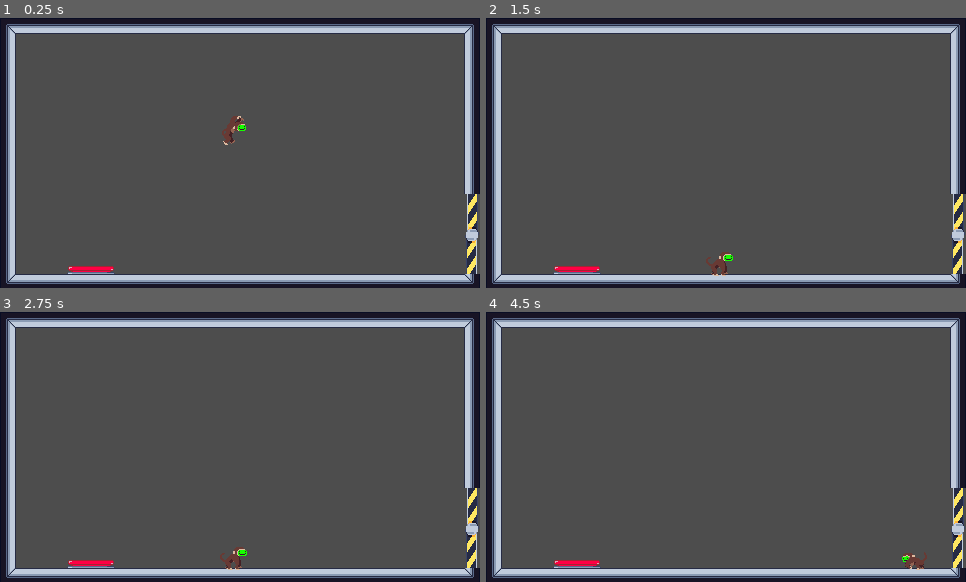
Above: before the commit, frames 1-4 (two rows, left to right).
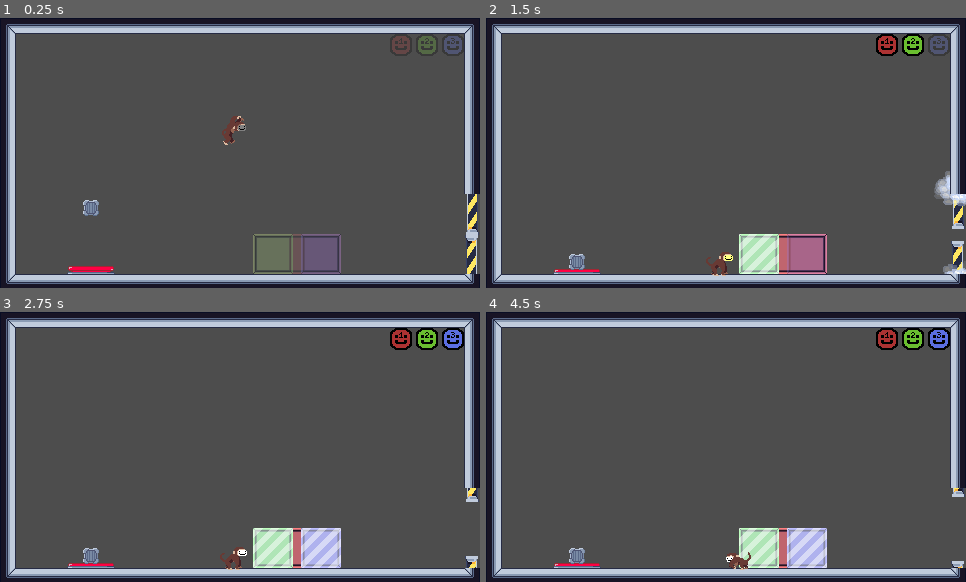
Above: after the commit, the same moments.

Repository: avaxar/phase-reveal
Game: Godot game, scene res://level/level.tscn
Same seed, same stepped clock (60 frames per second), same inputs: the game is played once before the commit and once after it. This scene is started directly instead of the project's main scene.
Inputs (mouse positions are in pixels of both pictures, inside the frame that each line leads up to):
- Up to frame 1 (0.25 s): no input
- Up to frame 2 (1.5 s): click (889, 45) at 0.52 s; click (913, 45) at 1.27 s
- Up to frame 3 (2.75 s): click (451, 339) at 2.02 s
- Up to frame 4 (4.5 s): tap Enter (ui_accept) at 2.75 s; move the mouse to (831, 433) at 2.77 s; hold 3 (mask_blue) 2.78-3.53 s; hold D (right) 2.78-4.28 s; tap W (jump) at 3.02, 3.77 s; tap 2 (mask_green) at 3.05, 3.6 s; move the mouse to (630, 460) at 3.52 s; tap 1 (mask_red) at 3.8 s; move the mouse to (774, 387) at 4.27 s; hold A (left) from 4.28 s (still down); hold 1 (mask_red) from 4.28 s (still down)

The runs differ from the first frame. In frame 1, 2.9% of the frame differs, in the area x 17-97%, y 6-95%; in frame 2, 4.9%; in frame 3, 4.7%; in frame 4, 5.0%, in the area x 14-100%, y 5-96%.

Commit message:
Implement mask-switching

Diff:
--- a/entities/maskable/maskable.gd
+++ b/entities/maskable/maskable.gd
@@ -66,6 +66,14 @@
 			_bypass_setter = false
 
 
+func is_included() -> bool:
+	return (
+		(red_mask and Manager.red_mask)
+		or (green_mask and Manager.green_mask)
+		or (blue_mask and Manager.blue_mask)
+	)
+
+
 var mask_intersection_count := 0
 signal mask_joined(maskable: Maskable)
 signal mask_freed(maskable: Maskable)
--- a/entities/platform/platform.gd
+++ b/entities/platform/platform.gd
@@ -43,3 +43,11 @@
 
 		bottom_right = Vector2i(4, 4) + 16 * tile_size
 		top_left = Vector2i(-4, -4)
+
+
+func _process(_delta: float) -> void:
+	var color := Color(1.0 if red_mask else 0.5, 1.0 if green_mask else 0.5, 1.0 if blue_mask else 0.5)
+	if is_included():
+		modulate = Color(color, 1.0)
+	else:
+		modulate = Color(color, 0.25)
--- /dev/null
+++ b/entities/player/color_mask.gdshader
@@ -0,0 +1,16 @@
+shader_type canvas_item;
+
+uniform vec4 mask_color = vec4(1.0, 1.0, 1.0, 1.0);
+uniform vec4 eyes_color = vec4(0.0, 0.0, 0.0, 1.0);
+
+void vertex() {}
+
+void fragment() {
+	vec4 tex_color = texture(TEXTURE, UV);
+	if (distance(tex_color, vec4(0.08, 1.0, 0.0, 1.0)) < 0.02) {
+		COLOR = mask_color;
+	}
+	else if (distance(tex_color, vec4(0.20, 0.05, 0.19, 1.0)) < 0.02) {
+		COLOR = eyes_color;
+	}
+}
--- a/entities/player/player.gd
+++ b/entities/player/player.gd
@@ -41,6 +41,9 @@
 var is_dead: bool = false
 
 func _ready() -> void:
+	Manager.mask_changed.connect(_on_mask_changed)
+	_on_mask_changed(true, true, true)
+
 	buffer_timer.wait_time = jump_buffer_time
 	coyote_timer.wait_time = coyote_time
 	current_gravity = default_gravity
@@ -177,3 +180,13 @@
 	is_dead = true
 	sprite.play("dead")
 	collision_shape_2d.set_deferred("disabled", true)
+
+func _on_mask_changed(_red_changed: bool, _green_changed: bool, _blue_changed: bool) -> void:
+	sprite.material.set_shader_parameter(
+		"mask_color",
+		Color(
+			1.0 if Manager.red_mask else 0.5,
+			1.0 if Manager.green_mask else 0.5,
+			1.0 if Manager.blue_mask else 0.5
+		)
+	)
--- a/entities/player/player.tscn
+++ b/entities/player/player.tscn
@@ -2,6 +2,7 @@
 
 [ext_resource type="Script" uid="uid://co1bw1xg4mtr8" path="res://entities/player/player.gd" id="1_bls4j"]
 [ext_resource type="Texture2D" uid="uid://bkof7m1cajpd" path="res://entities/player/monkey_idle_sheet.png" id="1_symyc"]
+[ext_resource type="Shader" uid="uid://1twdmw0y4ana" path="res://entities/player/color_mask.gdshader" id="2_26q78"]
 [ext_resource type="Texture2D" uid="uid://ccum6pt4d4bmx" path="res://entities/player/monkey_dead_sheet.png" id="2_fkugw"]
 [ext_resource type="Texture2D" uid="uid://1iq7inc840m4" path="res://entities/player/monkey_jump_sheet.png" id="2_sglur"]
 [ext_resource type="Texture2D" uid="uid://bcjbgihg41kef" path="res://entities/player/monkey_run_sheet.png" id="3_bls4j"]
@@ -12,6 +13,11 @@
 radius = 7.0
 height = 16.0
 
+[sub_resource type="ShaderMaterial" id="ShaderMaterial_bectd"]
+shader = ExtResource("2_26q78")
+shader_parameter/mask_color = Vector4(1, 1, 1, 1)
+shader_parameter/eyes_color = Vector4(0, 0, 0, 1)
+
 [sub_resource type="AtlasTexture" id="AtlasTexture_bectd"]
 atlas = ExtResource("2_fkugw")
 region = Rect2(0, 0, 30, 45)
@@ -272,6 +278,7 @@
 shape = SubResource("CapsuleShape2D_abrql")
 
 [node name="AnimatedSprite2D" type="AnimatedSprite2D" parent="." unique_id=1549436077]
+material = SubResource("ShaderMaterial_bectd")
 position = Vector2(0, -13)
 sprite_frames = SubResource("SpriteFrames_26q78")
 animation = &"hold_jump"
--- a/globals/level_manager.gd
+++ /dev/null
@@ -1,21 +0,0 @@
-extends Node
-
-@export var levels: Dictionary[PackedScene, bool] #locked = false, unlocked = true
-var current_level: int = 1
-
-func get_level_total() -> int:
-	return levels.size()
-
-func load_level(level: int): #Use Level Number 1-6
-	get_tree().change_scene_to_packed(levels.keys()[level - 1])
-
-func load_next_level() -> void: #Loads next level
-	current_level += 1
-	unlock_level(current_level)
-	load_level(current_level)
-
-func is_level_available(level: int) -> bool:
-	return levels.values()[level - 1]
-
-func unlock_level(level: int):
-	levels.values()[level - 1] = true
--- /dev/null
+++ b/globals/manager.gd
@@ -0,0 +1,50 @@
+extends Node
+
+
+@export var levels: Dictionary[PackedScene, bool] # locked = false, unlocked = true
+var current_level := 1
+
+
+func get_level_total() -> int:
+	return levels.size()
+
+
+func load_level(level: int): # Uses level numbers 1-6
+	get_tree().change_scene_to_packed(levels.keys()[level - 1])
+
+
+func load_next_level() -> void: # Loads the next level
+	current_level += 1
+	unlock_level(current_level)
+	load_level(current_level)
+
+
+func is_level_available(level: int) -> bool:
+	return levels.values()[level - 1]
+
+
+func unlock_level(level: int):
+	levels.values()[level - 1] = true
+
+
+# --- Persisting mechanics ---
+
+signal mask_changed(red_changed: bool, green_changed: bool, blue_changed: bool)
+
+@export var red_mask := false:
+	set(value):
+		if red_mask != value:
+			red_mask = value
+			mask_changed.emit(true, false, false)
+
+@export var green_mask := false:
+	set(value):
+		if green_mask != value:
+			green_mask = value
+			mask_changed.emit(false, true, false)
+
+@export var blue_mask := false:
+	set(value):
+		if blue_mask != value:
+			blue_mask = value
+			mask_changed.emit(false, false, true)
--- a/globals/level_manager.tscn
+++ b/globals/manager.tscn
@@ -1,6 +1,6 @@
 [gd_scene format=3 uid="uid://d0pay5qc68fba"]
 
-[ext_resource type="Script" uid="uid://mgihodjwawoe" path="res://globals/level_manager.gd" id="1_m4udf"]
+[ext_resource type="Script" uid="uid://mgihodjwawoe" path="res://globals/manager.gd" id="1_m4udf"]
 [ext_resource type="PackedScene" uid="uid://dlsk5wjjbdl8p" path="res://levels/1.tscn" id="2_p325o"]
 [ext_resource type="PackedScene" uid="uid://dtvfi2o6bbkqr" path="res://levels/2.tscn" id="3_adej0"]
 [ext_resource type="PackedScene" uid="uid://cvc0up6mbeer7" path="res://levels/3.tscn" id="4_kkdxs"]
@@ -8,7 +8,7 @@
 [ext_resource type="PackedScene" uid="uid://62x08xttyx87" path="res://levels/5.tscn" id="6_xqiqb"]
 [ext_resource type="PackedScene" uid="uid://daverttw0x364" path="res://levels/6.tscn" id="7_adej0"]
 
-[node name="LevelManager" type="Node" unique_id=1886356927]
+[node name="Manager" type="Node" unique_id=1886356927]
 script = ExtResource("1_m4udf")
 levels = Dictionary[PackedScene, bool]({
 ExtResource("2_p325o"): false,
--- a/intro/intro.gd
+++ b/intro/intro.gd
@@ -21,8 +21,8 @@
 func play_current_frame():
 	if current_index > frames.size() - 1:
 		await get_tree().create_timer(end_wait_time).timeout
-		LevelManager.load_level(1)
-		LevelManager.unlock_level(1)
+		Manager.load_level(1)
+		Manager.unlock_level(1)
 		return
 
 	var frame := frames[current_index]
--- a/level/level.gd
+++ b/level/level.gd
@@ -3,27 +3,12 @@
 
 @onready var collision_proxies := $CollisionProxies
 @onready var passthrough_visualizer := $PassthroughVisualizer
-
-@export var red_mask := true:
-	set(value):
-		if red_mask != value:
-			red_mask = value
-			update_masks(true, false, false)
-
-@export var green_mask := true:
-	set(value):
-		if green_mask != value:
-			green_mask = value
-			update_masks(false, true, false)
-
-@export var blue_mask := true:
-	set(value):
-		if blue_mask != value:
-			blue_mask = value
-			update_masks(false, false, true)
+@onready var player := $Player
+@onready var hud = $CanvasLayer/HUD
 
 
 func _ready():
+	Manager.mask_changed.connect(update_masks)
 	for maskable: Maskable in get_tree().get_nodes_in_group("maskables"):
 		maskable.mask_joined.connect(_on_mask_joined)
 		maskable.mask_freed.connect(_on_mask_freed)
@@ -34,7 +19,7 @@
 		if maskable in maskable_rects:
 			continue
 
-		maskable.disabled = not is_mask_included(maskable)
+		maskable.disabled = not maskable.is_included()
 
 	watch_masks()
 	regenerate_chunks()
@@ -61,18 +46,10 @@
 
 func _on_mask_freed(maskable: Maskable) -> void:
 	print("Left: ", maskable)
-	maskable.disabled = not is_mask_included(maskable)
+	maskable.disabled = not maskable.is_included()
 	update_mask(maskable, true)
 	if maskable in maskable_rects:
 		maskable_rects.erase(maskable)
-
-
-func is_mask_included(maskable: Maskable) -> bool:
-	return (
-		(maskable.red_mask and red_mask)
-		or (maskable.green_mask and green_mask)
-		or (maskable.blue_mask and blue_mask)
-	)
 
 
 func watch_masks() -> void:
@@ -96,12 +73,12 @@
 
 
 func update_mask(maskable: Maskable, remove := false) -> void:
-	if (not is_mask_included(maskable) or remove) and maskable_drawn[maskable]:
+	if (not maskable.is_included() or remove) and maskable_drawn[maskable]:
 		if maskable in maskable_rects:
 			mask_rect(maskable_rects[maskable], -1)
 
 		maskable_drawn[maskable] = false
-	elif is_mask_included(maskable) and not maskable_drawn[maskable]:
+	elif maskable.is_included() and not maskable_drawn[maskable]:
 		mask_rect(maskable_rects[maskable], 1)
 		maskable_drawn[maskable] = true
 
--- a/level/level.tscn
+++ b/level/level.tscn
@@ -4,20 +4,23 @@
 [ext_resource type="PackedScene" uid="uid://dgtdex5wsl6ij" path="res://entities/fbutton/fbutton.tscn" id="2_44x8d"]
 [ext_resource type="PackedScene" uid="uid://c3fqkueu71rf2" path="res://entities/door/door.tscn" id="2_ktfr2"]
 [ext_resource type="TileSet" uid="uid://c6bve3aguyrjg" path="res://level/tileset.tres" id="2_vkbyq"]
+[ext_resource type="PackedScene" uid="uid://dfe3nvn1lo8gt" path="res://entities/cube/cube.tscn" id="4_6gtgk"]
+[ext_resource type="PackedScene" uid="uid://cufhrm7smx58x" path="res://entities/platform/platform.tscn" id="5_cw150"]
 [ext_resource type="Shader" uid="uid://4j5wbt6no0ji" path="res://level/passthrough_visualizer.gdshader" id="5_ivpvi"]
 [ext_resource type="PackedScene" uid="uid://b7sawdtg0b2mv" path="res://entities/player/player.tscn" id="5_ktfr2"]
+[ext_resource type="PackedScene" uid="uid://bnnfsc0sh8514" path="res://ui/hud/hud.tscn" id="7_ivpvi"]
 
 [sub_resource type="ShaderMaterial" id="ShaderMaterial_6gtgk"]
 shader = ExtResource("5_ivpvi")
 
 [node name="Level" type="Node2D" unique_id=1104770908]
 script = ExtResource("1_7lnir")
-blue_mask = false
 
 [node name="CollisionProxies" type="Node2D" parent="." unique_id=1940272453]
 metadata/_edit_lock_ = true
 
 [node name="Objects" type="Node2D" parent="." unique_id=1284680800]
+metadata/_edit_lock_ = true
 
 [node name="FButton" parent="Objects" unique_id=2123144035 node_paths=PackedStringArray("triggered_doors") instance=ExtResource("2_44x8d")]
 position = Vector2(67, 241)
@@ -25,6 +28,30 @@
 
 [node name="Door" parent="Objects" unique_id=1756922949 instance=ExtResource("2_ktfr2")]
 position = Vector2(472, 217)
+
+[node name="Cube" parent="Objects" unique_id=753110043 instance=ExtResource("4_6gtgk")]
+position = Vector2(91, 162)
+
+[node name="PlatformRed" parent="Objects" unique_id=1702604198 instance=ExtResource("5_cw150")]
+modulate = Color(1, 0.5, 0.5, 0.25)
+position = Vector2(257, 220)
+tile_size = Vector2i(5, 2)
+red_mask = true
+bottom_right = Vector2i(84, 36)
+
+[node name="PlatformGreen" parent="Objects" unique_id=990362742 instance=ExtResource("5_cw150")]
+modulate = Color(0.5, 1, 0.5, 0.25)
+position = Vector2(257, 220)
+tile_size = Vector2i(2, 2)
+green_mask = true
+bottom_right = Vector2i(36, 36)
+
+[node name="PlatformBlue" parent="Objects" unique_id=1002163274 instance=ExtResource("5_cw150")]
+modulate = Color(0.5, 0.5, 1, 0.25)
+position = Vector2(305, 220)
+tile_size = Vector2i(2, 2)
+blue_mask = true
+bottom_right = Vector2i(36, 36)
 
 [node name="PassthroughVisualizer" type="Node2D" parent="." unique_id=1087875782]
 material = SubResource("ShaderMaterial_6gtgk")
@@ -36,3 +63,8 @@
 
 [node name="Player" parent="." unique_id=1531806938 instance=ExtResource("5_ktfr2")]
 position = Vector2(234, 86)
+
+[node name="CanvasLayer" type="CanvasLayer" parent="." unique_id=1298670889]
+
+[node name="HUD" parent="CanvasLayer" unique_id=1694291700 instance=ExtResource("7_ivpvi")]
+metadata/_edit_lock_ = true
--- a/project.godot
+++ b/project.godot
@@ -17,7 +17,7 @@
 
 [autoload]
 
-LevelManager="*uid://d0pay5qc68fba"
+Manager="*uid://d0pay5qc68fba"
 
 [display]
 
--- /dev/null
+++ b/ui/hud/hud.gd
@@ -0,0 +1,41 @@
+extends Control
+
+
+@onready var mask_red := $TopRight/Masks/MaskRed
+@onready var mask_green := $TopRight/Masks/MaskGreen
+@onready var mask_blue := $TopRight/Masks/MaskBlue
+
+
+func _ready():
+	Manager.mask_changed.connect(_on_mask_changed)
+	_on_mask_changed(true, true, true)
+
+
+func _unhandled_input(event: InputEvent) -> void:
+	if event.is_action_pressed("mask_red"):
+		Manager.red_mask = !Manager.red_mask
+	elif event.is_action_pressed("mask_green"):
+		Manager.green_mask = !Manager.green_mask
+	elif event.is_action_pressed("mask_blue"):
+		Manager.blue_mask = !Manager.blue_mask
+
+
+func _on_mask_red_pressed() -> void:
+	Manager.red_mask = !Manager.red_mask
+
+
+func _on_mask_green_pressed() -> void:
+	Manager.green_mask = !Manager.green_mask
+
+
+func _on_mask_blue_pressed() -> void:
+	Manager.blue_mask = !Manager.blue_mask
+
+
+func _on_mask_changed(red_changed: bool, green_changed: bool, blue_changed: bool) -> void:
+	if red_changed:
+		mask_red.modulate = Color(1.0, 1.0, 1.0, 1.0) if Manager.red_mask else Color(1.0, 1.0, 1.0, 0.25)
+	if green_changed:
+		mask_green.modulate = Color(1.0, 1.0, 1.0, 1.0) if Manager.green_mask else Color(1.0, 1.0, 1.0, 0.25)
+	if blue_changed:
+		mask_blue.modulate = Color(1.0, 1.0, 1.0, 1.0) if Manager.blue_mask else Color(1.0, 1.0, 1.0, 0.25)
--- a/ui/hud/hud.tscn
+++ b/ui/hud/hud.tscn
@@ -1,45 +1,45 @@
 [gd_scene format=3 uid="uid://bnnfsc0sh8514"]
 
-[ext_resource type="Texture2D" uid="uid://co1c7lc52y6ed" path="res://ui/hud/mask1.png" id="1_e0nub"]
-[ext_resource type="Texture2D" uid="uid://ch11nemqhy5jd" path="res://ui/hud/mask2.png" id="2_w75iv"]
-[ext_resource type="Texture2D" uid="uid://bd38oroyo675o" path="res://ui/hud/mask3.png" id="3_imuuq"]
+[ext_resource type="Texture2D" uid="uid://co1c7lc52y6ed" path="res://ui/hud/mask_red.png" id="1_e0nub"]
+[ext_resource type="Script" uid="uid://bulnbp4ert0md" path="res://ui/hud/hud.gd" id="1_w75iv"]
+[ext_resource type="Texture2D" uid="uid://ch11nemqhy5jd" path="res://ui/hud/mask_green.png" id="2_w75iv"]
+[ext_resource type="Texture2D" uid="uid://bd38oroyo675o" path="res://ui/hud/mask_blue.png" id="3_imuuq"]
 
-[node name="Hud" type="Control" unique_id=1694291700]
+[node name="HUD" type="Control" unique_id=1694291700]
 layout_mode = 3
 anchors_preset = 15
 anchor_right = 1.0
 anchor_bottom = 1.0
 grow_horizontal = 2
 grow_vertical = 2
+script = ExtResource("1_w75iv")
 
-[node name="MarginContainer" type="MarginContainer" parent="." unique_id=1818051334]
+[node name="TopRight" type="MarginContainer" parent="." unique_id=1818051334]
 layout_mode = 1
 anchors_preset = 1
 anchor_left = 1.0
 anchor_right = 1.0
-offset_left = -40.0
+offset_left = -78.0
 offset_bottom = 40.0
 grow_horizontal = 0
-theme_override_constants/margin_top = 4
-theme_override_constants/margin_right = 4
+theme_override_constants/margin_top = 16
+theme_override_constants/margin_right = 16
 
-[node name="HBoxContainer" type="HBoxContainer" parent="MarginContainer" unique_id=935715121]
+[node name="Masks" type="HBoxContainer" parent="TopRight" unique_id=935715121]
 layout_mode = 2
 
-[node name="TextureRect" type="TextureRect" parent="MarginContainer/HBoxContainer" unique_id=1222760462]
-custom_minimum_size = Vector2(22, 22)
+[node name="MaskRed" type="TextureButton" parent="TopRight/Masks" unique_id=78251980]
 layout_mode = 2
-texture = ExtResource("1_e0nub")
-stretch_mode = 2
+texture_normal = ExtResource("1_e0nub")
 
-[node name="TextureRect2" type="TextureRect" parent="MarginContainer/HBoxContainer" unique_id=416644504]
-custom_minimum_size = Vector2(22, 22)
+[node name="MaskGreen" type="TextureButton" parent="TopRight/Masks" unique_id=2024996498]
 layout_mode = 2
-texture = ExtResource("2_w75iv")
-stretch_mode = 2
+texture_normal = ExtResource("2_w75iv")
 
-[node name="TextureRect3" type="TextureRect" parent="MarginContainer/HBoxContainer" unique_id=812905047]
-custom_minimum_size = Vector2(22, 22)
+[node name="MaskBlue" type="TextureButton" parent="TopRight/Masks" unique_id=1264562029]
 layout_mode = 2
-texture = ExtResource("3_imuuq")
-stretch_mode = 2
+texture_normal = ExtResource("3_imuuq")
+
+[connection signal="pressed" from="TopRight/Masks/MaskRed" to="." method="_on_mask_red_pressed"]
+[connection signal="pressed" from="TopRight/Masks/MaskGreen" to="." method="_on_mask_green_pressed"]
+[connection signal="pressed" from="TopRight/Masks/MaskBlue" to="." method="_on_mask_blue_pressed"]
--- a/ui/level_select/level_button.gd
+++ b/ui/level_select/level_button.gd
@@ -21,4 +21,4 @@
 
 func _on_texture_button_pressed() -> void:
 	if unlocked:
-		LevelManager.load_level(level_number)
+		Manager.load_level(level_number)
--- a/ui/title_screen/title_screen.gd
+++ b/ui/title_screen/title_screen.gd
@@ -39,10 +39,10 @@
 
 func setup_levels() -> void:
 	var level_buttons: Array[Node] = level_select_container.get_children()
-	if level_buttons.size() != LevelManager.get_level_total():
+	if level_buttons.size() != Manager.get_level_total():
 		print("NUMBER OF LEVEL BUTTONS ARENT THE SAME AS LEVELS")
-	for num in range(LevelManager.get_level_total()):
-		if LevelManager.is_level_available(num + 1):
+	for num in range(Manager.get_level_total()):
+		if Manager.is_level_available(num + 1):
 			level_buttons[num].unlock()
 		else:
 			level_buttons[num].lock()
Not shown, added: entities/player/color_mask.gdshader.uid
Renamed: globals/level_manager.gd.uid -> globals/manager.gd.uid
Not shown, added: ui/hud/hud.gd.uid
Renamed: ui/hud/mask3.png -> ui/hud/mask_blue.png
Not shown, changed: ui/hud/mask_blue.png.import
Renamed: ui/hud/mask2.png -> ui/hud/mask_green.png
Not shown, changed: ui/hud/mask_green.png.import
Renamed: ui/hud/mask1.png -> ui/hud/mask_red.png
Not shown, changed: ui/hud/mask_red.png.import
Not shown, removed: intro/intro.tscn10404041566.tmp
Not shown, removed: intro/intro.tscn10512459863.tmp
